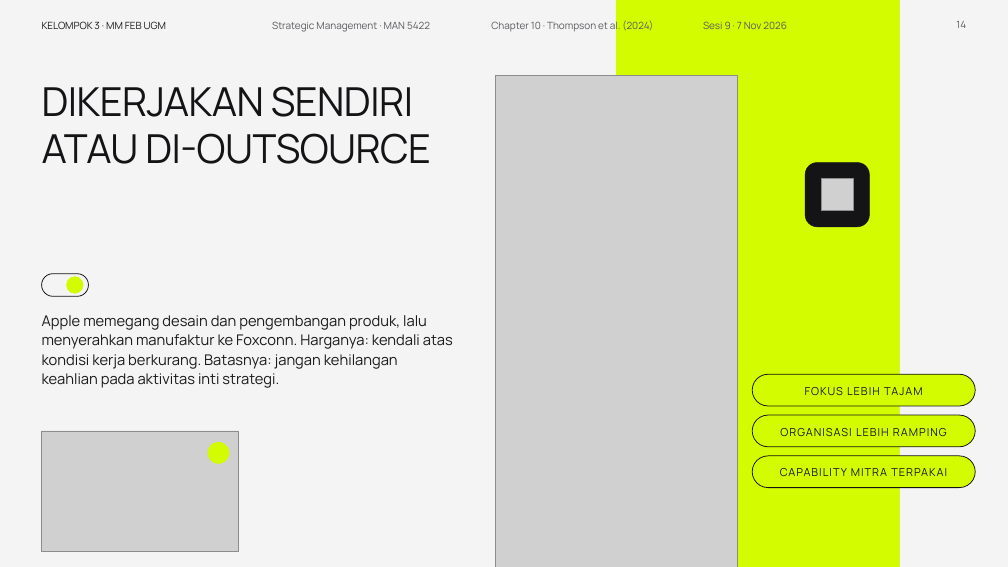
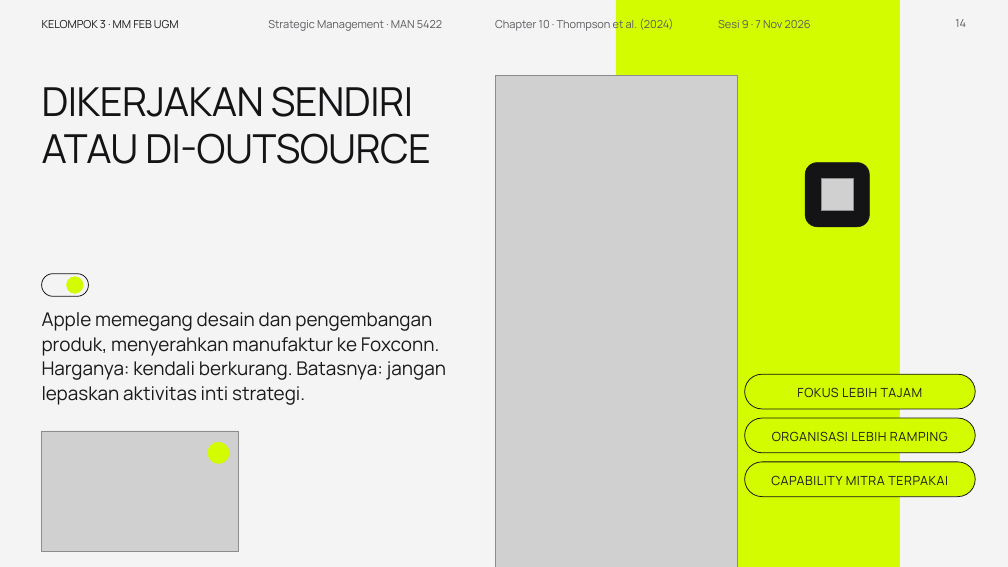
Before and after one commit to aslihabnuri/Dom-Manipulation, a slide deck: slide 14 of presentasi_ch10_kelompok3/SMJKT_Group 3_Aslih_Chapter 10 Strategy Execution.pptx. Drawn at 1008x567 pixels with LibreOffice and Linux fonts; fonts in the diff are those of the drawing; grey boxes stand for pictures; background and template pictures are left out. Boxes give left, top, right and bottom in pixels: in the first picture for what was removed or moved away, otherwise in the second. Text is boxed around its words. In the diff, an @@ line names an element or a change of style, - is before the commit and + after.

```diff
--- a/presentasi_ch10_kelompok3/SMJKT_Group 3_Aslih_Chapter 10 Strategy Execution.pptx
+++ b/presentasi_ch10_kelompok3/SMJKT_Group 3_Aslih_Chapter 10 Strategy Execution.pptx
@@ size 9.5 to 10.5 pt in 5 elements at [268, 20, 442, 31], [42, 20, 179, 28], [495, 18, 673, 32], [955, 19, 966, 27], [718, 20, 811, 28] @@
@@ text "Sesi 9 · 7 Nov ...": place and size @@
-text "Sesi 9 · 7 Nov ..." at [703, 21, 787, 29]
+text "Sesi 9 · 7 Nov ..." at [718, 20, 811, 28]
@@ text at [42, 312, 446, 405]: text changed; size 14 to 18 pt @@
-Apple memegang desain dan pengembangan produk, lalu menyerahkan manufaktur ke Foxconn. Harganya: kendali atas kondisi kerja berkurang. Batasnya: jangan kehilangan keahlian pada aktivitas inti strategi.
+Apple memegang desain dan pengembangan produk, menyerahkan manufaktur ke Foxconn. Harganya: kendali berkurang. Batasnya: jangan lepaskan aktivitas inti strategi.
@@ rounded rectangle: place and size @@
-rounded rectangle at [752, 374, 975, 406]
+rounded rectangle at [745, 374, 975, 409]
@@ text "FOKUS LEBIH TAJAM": place and size @@
-text "FOKUS LEBIH TAJAM" at [805, 387, 922, 395]
+text "FOKUS LEBIH TAJAM" at [797, 387, 922, 397]
@@ rounded rectangle: place and size @@
-rounded rectangle at [752, 415, 975, 447]
+rounded rectangle at [745, 418, 975, 453]
@@ text "ORGANISASI LEBIH RAMPING": place and size @@
-text "ORGANISASI LEBIH RAMPING" at [780, 428, 947, 436]
+text "ORGANISASI LEBIH RAMPING" at [772, 431, 948, 441]
@@ proportions changed in 3 elements at [745, 374, 975, 409], [745, 418, 975, 453], [745, 462, 975, 497] @@
@@ rounded rectangle: place and size @@
-rounded rectangle at [752, 456, 975, 488]
+rounded rectangle at [745, 462, 975, 497]
@@ size 10.5 to 12 pt, letter spacing 1 to 0.5 pt in 3 elements at [797, 387, 922, 397], [772, 431, 948, 441], [771, 475, 948, 485] @@
@@ text "CAPABILITY MITRA TERPAKAI": place and size @@
-text "CAPABILITY MITRA TERPAKAI" at [851, 468, 947, 476]
+text "CAPABILITY MITRA TERPAKAI" at [771, 475, 948, 485]
```
Also in this commit, not shown: 17 other slides changed, 2 slides removed, 3 other files.
